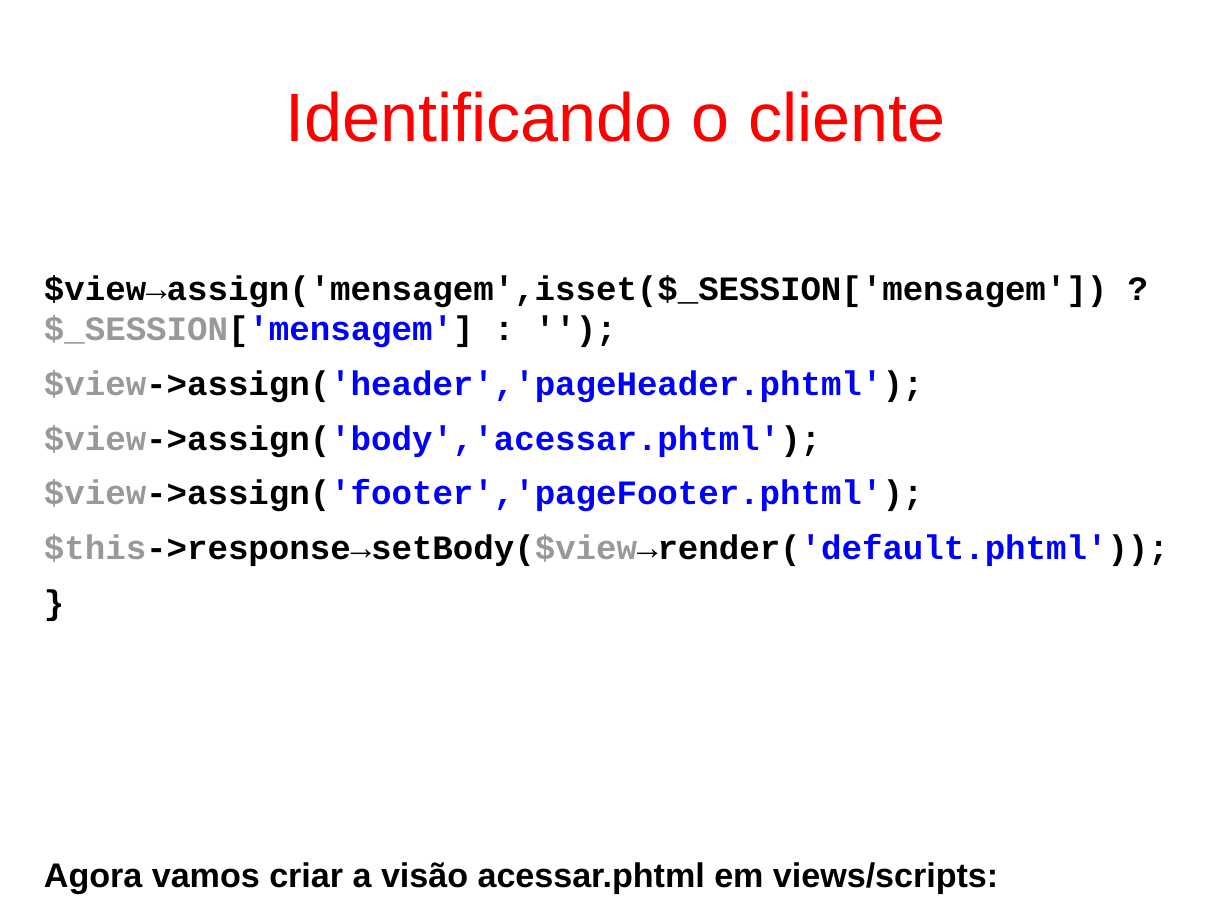
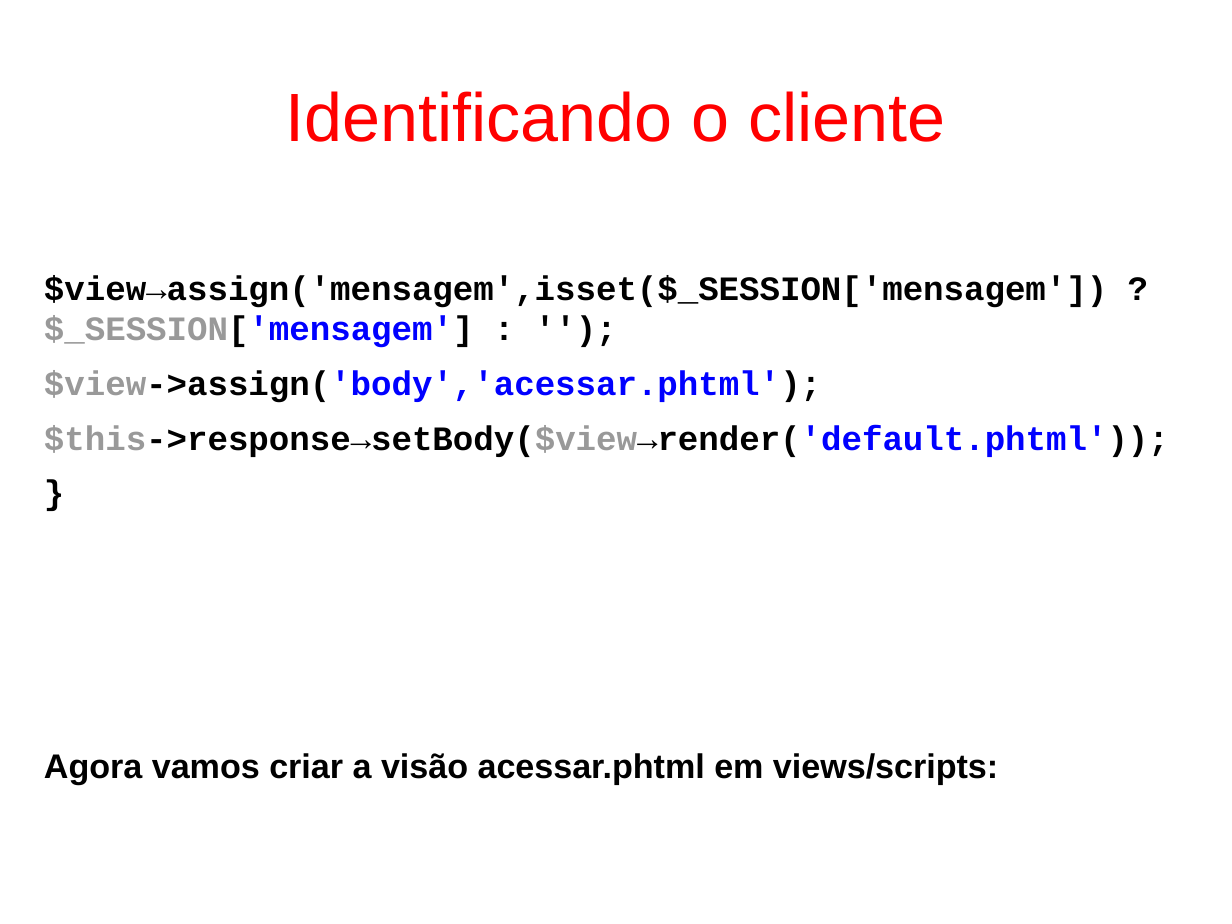
Before and after one commit to fgsl/lojasacme, a slide deck: slide 106 of docs/tutorial.odp. Drawn at 1232x924 pixels with LibreOffice and Linux fonts; fonts in the diff are those of the drawing. Boxes give left, top, right and bottom in pixels: in the first picture for what was removed or moved away, otherwise in the second. Text is boxed around its words. In the diff, an @@ line names an element or a change of style, - is before the commit and + after.

```diff
--- a/docs/tutorial.odp
+++ b/docs/tutorial.odp
@@ text at (x1=44, y1=370, x2=923, y2=403): paragraph removed @@
-$view->assign('header','pageHeader.phtml');
@@ text at (x1=44, y1=480, x2=923, y2=512): paragraph removed @@
-$view->assign('footer','pageFooter.phtml');
```
Also in this commit, not shown: 7 other slides changed, 1 other file.
